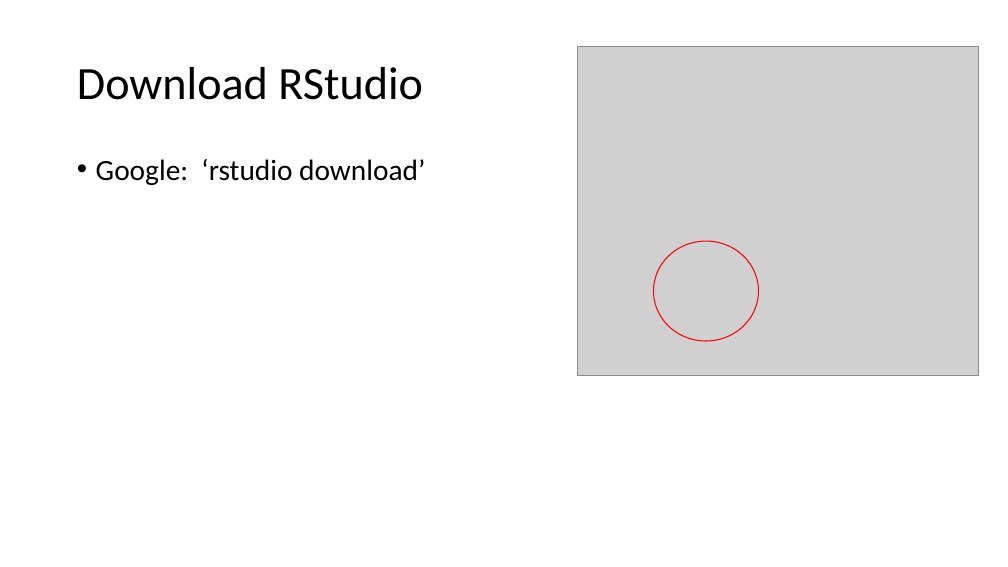
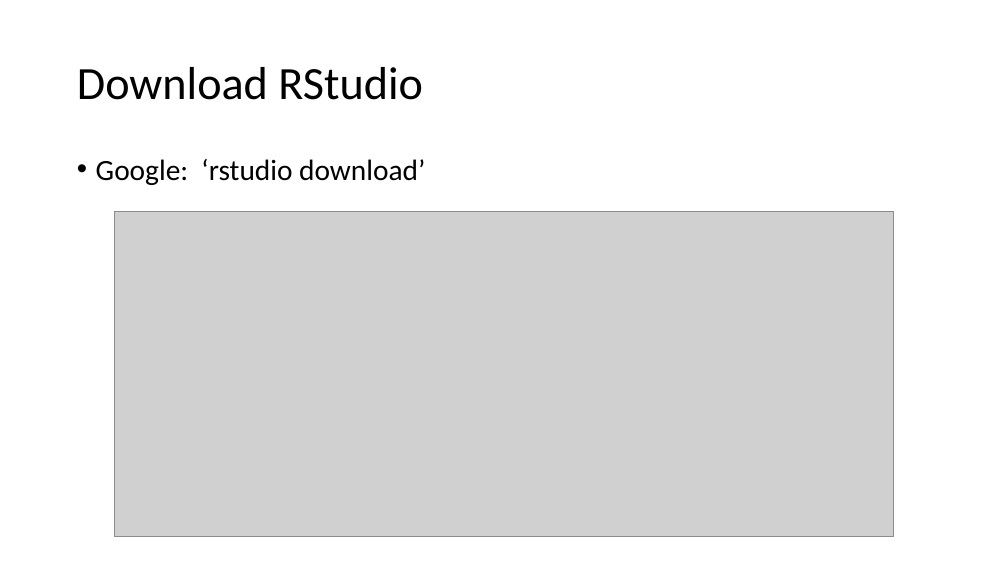
Before and after one commit to francoisbirgand/QClab587, a slide deck: slide 4 of BAE587-QCHmk5-usingR.pptx. Drawn at 1008x567 pixels with LibreOffice and Linux fonts; fonts in the diff are those of the drawing; grey boxes stand for pictures. Boxes give left, top, right and bottom in pixels: in the first picture for what was removed or moved away, otherwise in the second. Text is boxed around its words. In the diff, an @@ line names an element or a change of style, - is before the commit and + after.

```diff
--- a/BAE587-QCHmk5-usingR.pptx
+++ b/BAE587-QCHmk5-usingR.pptx
@@ picture removed at bbox=[578, 46, 979, 376] @@
@@ picture added at bbox=[114, 212, 894, 537] @@
@@ ellipse removed at bbox=[653, 241, 758, 341] @@
```
Also in this commit, not shown: 6 other slides changed, 3 slides added, 4 slides removed, 3 other files.
